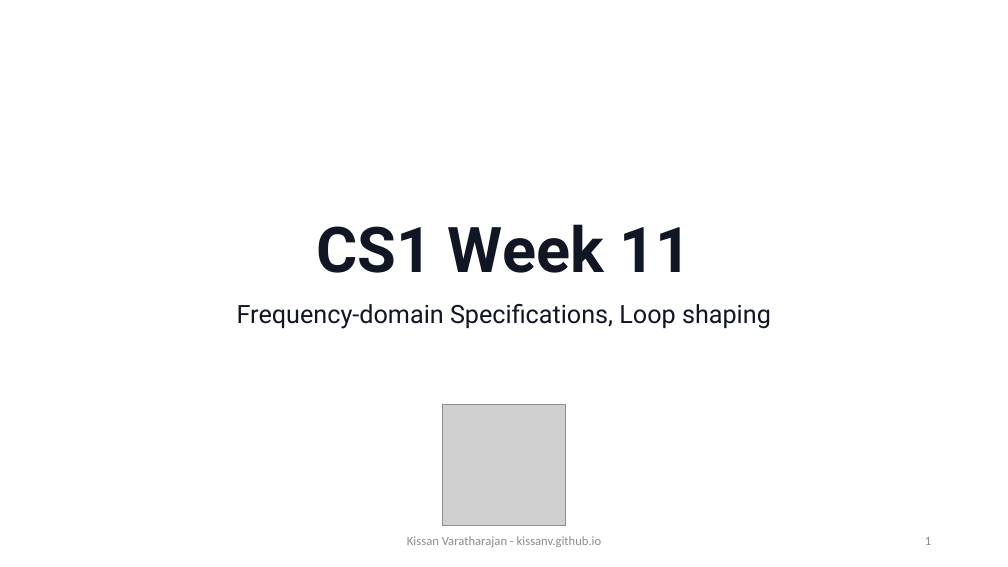
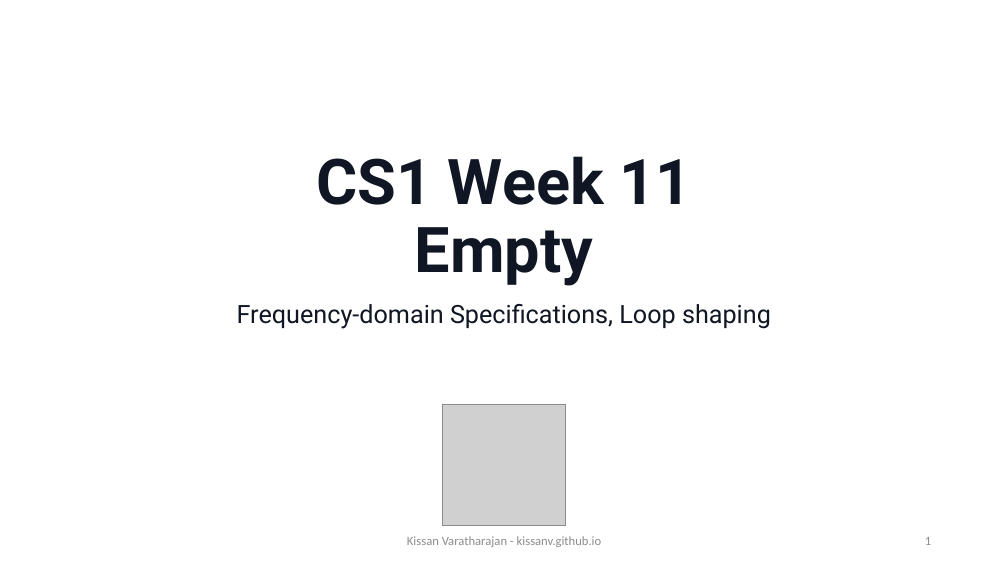
Before and after one commit to KissanV/KissanV.github.io, a slide deck: slide 1 of pdfs/CS1/CS1_Week11_empty.pptx. Drawn at 1008x567 pixels with LibreOffice and Linux fonts; fonts in the diff are those of the drawing; grey boxes stand for pictures; background and template pictures are left out. Boxes give left, top, right and bottom in pixels: in the first picture for what was removed or moved away, otherwise in the second. Text is boxed around its words. In the diff, an @@ line names an element or a change of style, - is before the commit and + after.

```diff
--- a/pdfs/CS1/CS1_Week11_empty.pptx
+++ b/pdfs/CS1/CS1_Week11_empty.pptx
@@ title at [316, 156, 691, 286]: text changed @@
-CS1 Week 11
+CS1 Week 11
+Empty
```
Also in this commit, not shown: 4 other slides changed, 3 slides removed, 1 other file.
